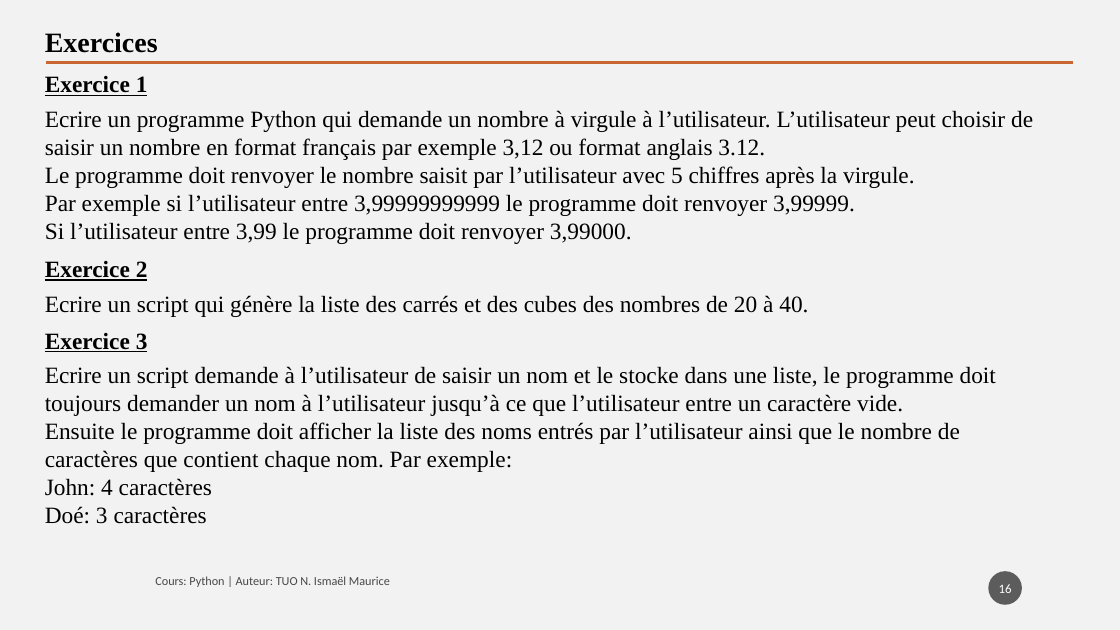
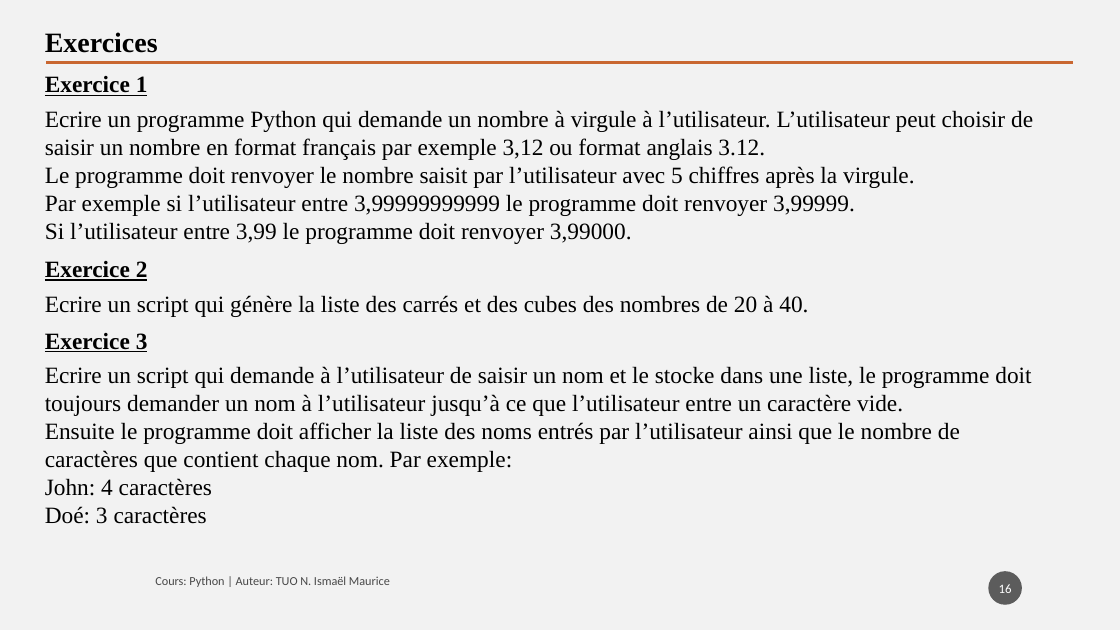
Before and after one commit to tisma95/cours-python, a slide deck: slide 16 of source/Chapitre 9 - Les listes.pptx. Drawn at 1120x630 pixels with LibreOffice and Linux fonts; fonts in the diff are those of the drawing. Boxes give left, top, right and bottom in pixels: in the first picture for what was removed or moved away, otherwise in the second. Text is boxed around its words. In the diff, an @@ line names an element or a change of style, - is before the commit and + after.

```diff
--- a/source/Chapitre 9 - Les listes.pptx
+++ b/source/Chapitre 9 - Les listes.pptx
@@ text at <box>45,366,1031,416</box>: text changed @@
-Ecrire un script demande à l’utilisateur de saisir un nom et le stocke dans une liste, le programme doit toujours demander un nom à l’utilisateur jusqu’à ce que l’utilisateur entre un caractère vide.
+Ecrire un script qui demande à l’utilisateur de saisir un nom et le stocke dans une liste, le programme doit toujours demander un nom à l’utilisateur jusqu’à ce que l’utilisateur entre un caractère vide.
```
Also in this commit, not shown: 4 other slides changed, 1 other file.
